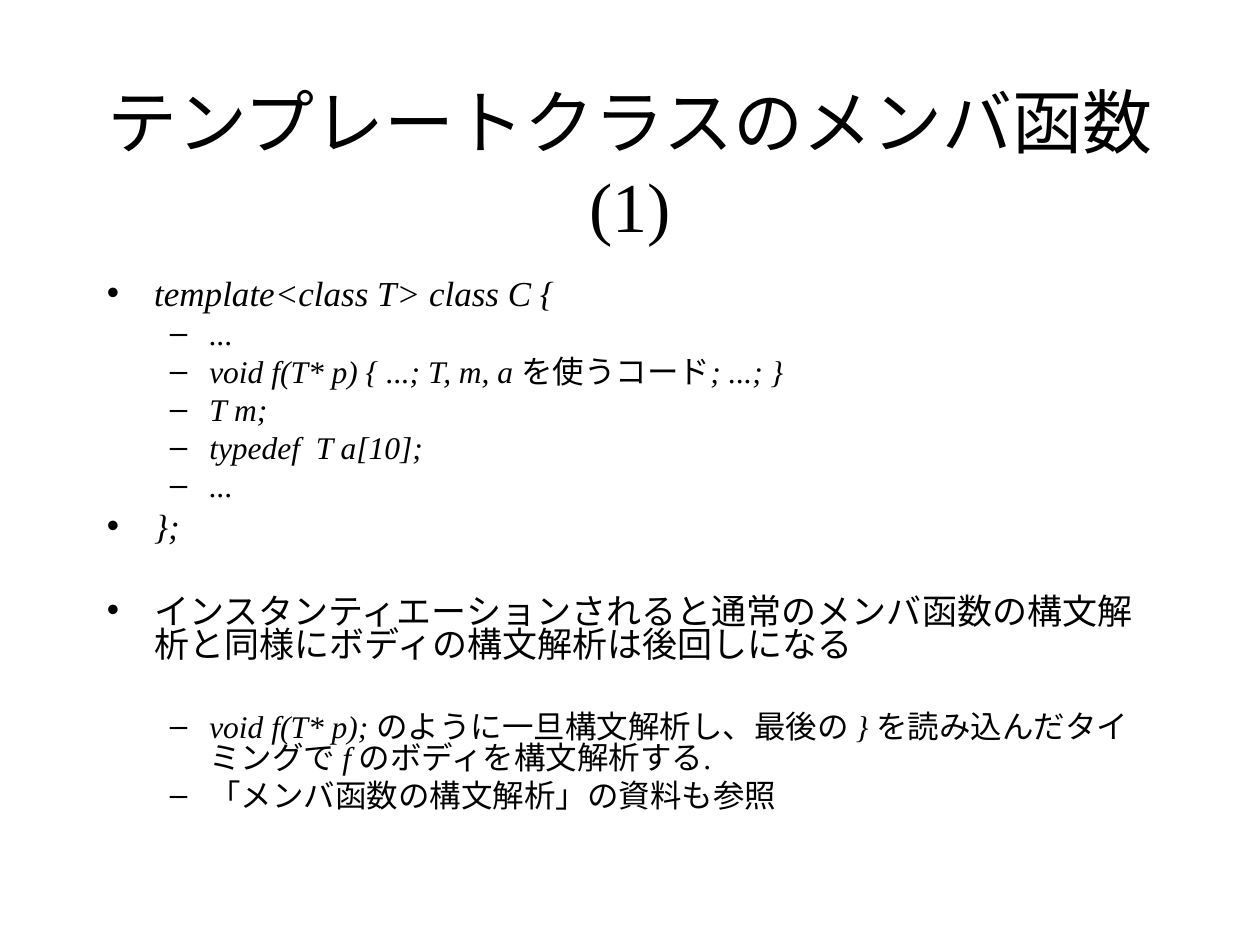
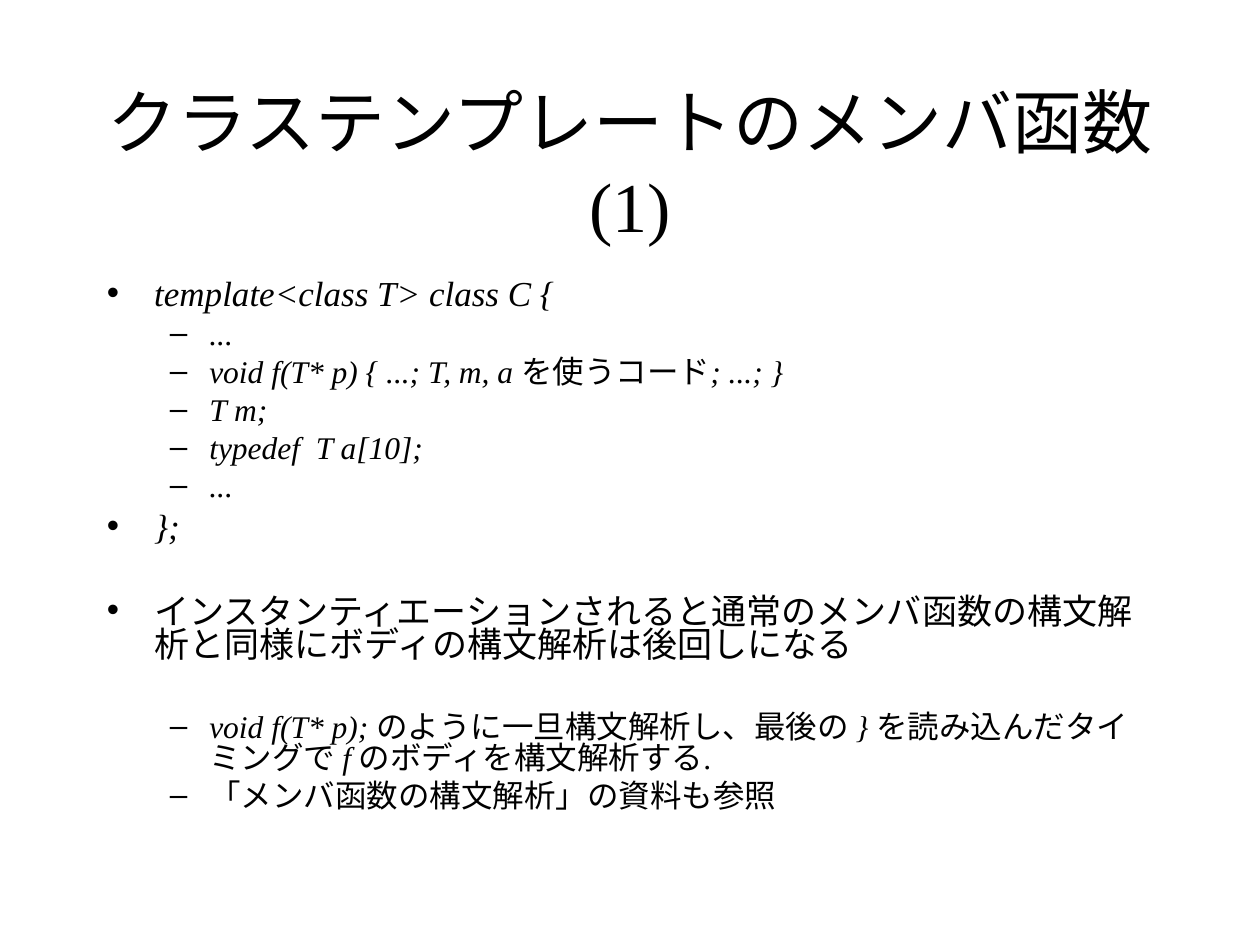
Before and after one commit to KeiHasegawa/cxx_doc, a slide deck: slide 6 of 14_template_parse.ppt. Drawn at 1260x945 pixels with LibreOffice and Linux fonts; fonts in the diff are those of the drawing. Boxes give left, top, right and bottom in pixels: in the first picture for what was removed or moved away, otherwise in the second. Text is boxed around its words. In the diff, an @@ line names an element or a change of style, - is before the commit and + after.

```diff
--- a/14_template_parse.ppt
+++ b/14_template_parse.ppt
@@ title at (107, 89, 1152, 245): text changed @@
-テンプレートクラスのメンバ函数(1)
+クラステンプレートのメンバ函数(1)
```
Also in this commit, not shown: 3 other slides changed, 5 other files.
